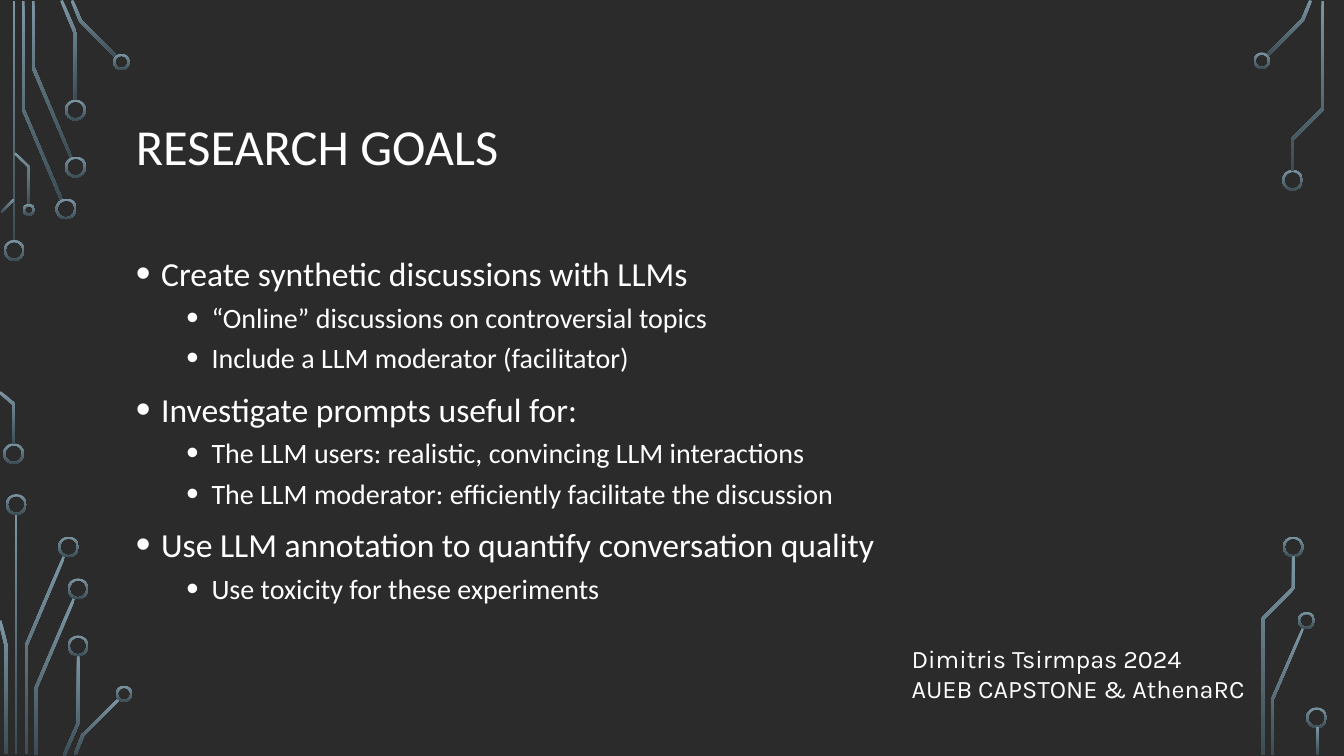
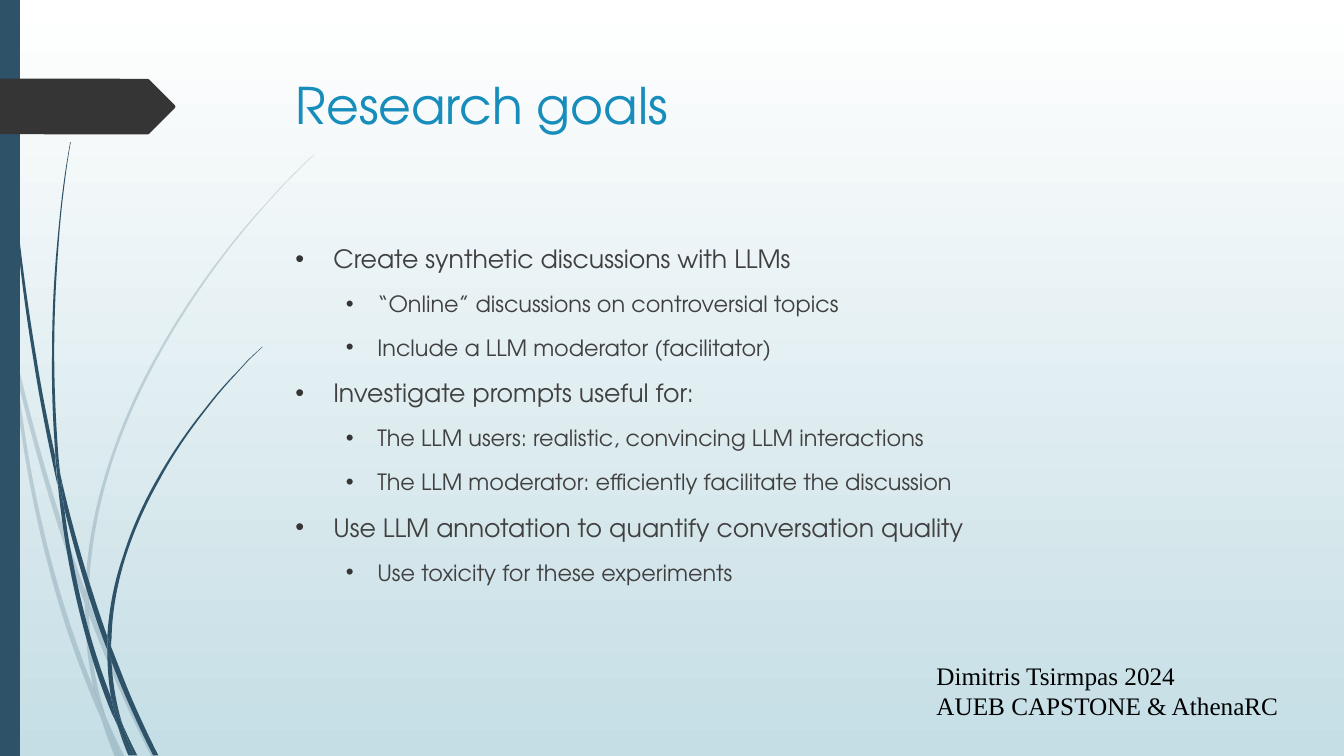
Before and after one commit to dimits-ts/llm_moderation_research, a slide deck: slide 2 of presentations/moderation_game_preliminary.odp. Drawn at 1344x756 pixels with LibreOffice and Linux fonts; fonts in the diff are those of the drawing; background and template pictures are left out; a plain dark background stands for a picture behind light text. Boxes give left, top, right and bottom in pixels: in the first picture for what was removed or moved away, otherwise in the second. Text is boxed around its words. In the diff, an @@ line names an element or a change of style, - is before the commit and + after.

```diff
--- a/presentations/moderation_game_preliminary.odp
+++ b/presentations/moderation_game_preliminary.odp
@@ background picture (left out) to gradient #FFFFFF to #C5DEE5 @@
@@ freeform shape added at [0,0,20,756], fill #2E5369 @@
@@ fill gradient #7C96A3 to #3B4C54 to #2E5369 at 20% opacity in 5 elements at [89,601,156,756], [85,604,106,717], [9,325,18,379], [85,591,89,615], [2,25,14,348] @@
@@ freeform shape: place and size @@
-freeform shape at [13,1,16,242]
+freeform shape at [2,25,14,348]
@@ freeform shape added at [0,79,175,134], fill #353535 @@
@@ title "Research goals" at [296,86,668,135]: vertical alignment middle to top @@
@@ title at [296,86,668,135]: text changed; font Calibri to TeX Gyre Adventor; text colour #FFFFFF to #178DBB @@
-RESEARCH GOALS
+Research goals
@@ text "Create synthetic discussions with LLMs": place and size @@
-text "Create synthetic discussions with LLMs" at [161,262,874,604]
+text "Create synthetic discussions with LLMs" at [333,249,963,586]
@@ text "Create synthetic discussions with LLMs" at [333,249,963,586]: size 24 to 18 pt in "Create synthetic discussions with LLMs", "Investigate prompts useful for:", "Use LLM annotation to quantify conversation quality"; font Calibri to TeX Gyre Adventor, text colour #FFFFFF to #404040; size 20 to 16 pt in "“Online” discussions on controversial topics", "Include a LLM moderator (facilitator)", "The LLM users: realistic, convincing LLM interactions", "The LLM moderator: efficiently facilitate the discussion" and 1 more places; indent changed; line spacing 1 to 1.1; bullet colour #FFFFFF to #353535; more space between paragraphs @@
@@ freeform shape: place and size @@
-freeform shape at [0,391,15,445]
+freeform shape at [9,325,18,379]
@@ freeform shape: place and size @@
-freeform shape at [15,514,18,755]
+freeform shape at [57,481,118,728]
@@ freeform shape: place and size @@
-freeform shape at [68,579,89,600]
+freeform shape at [85,591,89,615]
@@ freeform shape: place and size @@
-freeform shape at [63,655,80,756]
+freeform shape at [85,604,106,717]
@@ freeform shape: place and size @@
-freeform shape at [34,598,76,755]
+freeform shape at [89,601,156,756]
@@ freeform shape: place and size @@
-freeform shape at [68,635,89,656]
+freeform shape at [107,636,111,661]
@@ group added at [3,0,262,756]: 8 freeform shapes @@
@@ text "Dimitris Tsirmpas 2024": place and size @@
-text "Dimitris Tsirmpas 2024" at [912,650,1244,699]
+text "Dimitris Tsirmpas 2024" at [936,668,1278,716]
@@ text "Dimitris Tsirmpas 2024" at [936,668,1278,716]: font Karla to Times New Roman, text colour #FFFFFF to #000000 @@
@@ group added at [0,154,315,756]: 7 freeform shapes @@
@@ freeform shape: place and size @@
-freeform shape at [74,698,120,755]
+freeform shape at [111,697,134,755]
@@ fill gradient #7C96A3 to #3B4C54 to #2E5369 in 4 elements at [111,697,134,755], [107,636,111,661], [57,481,118,728], [123,725,138,756] @@
@@ freeform shape: place and size @@
-freeform shape at [116,686,133,702]
+freeform shape at [123,725,138,756]
@@ group removed at [0,0,1328,755]: 27 freeform shapes @@
```
Also in this commit, not shown: 10 other slides changed, 1 slide added, 2 slides removed.
